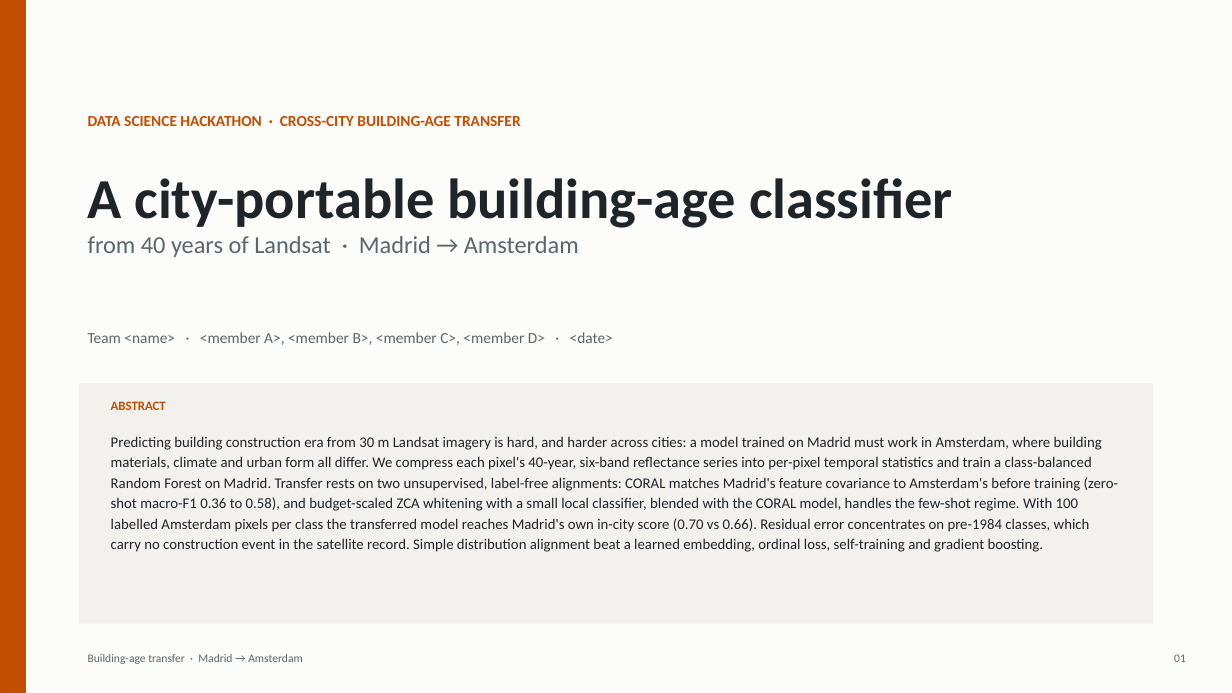
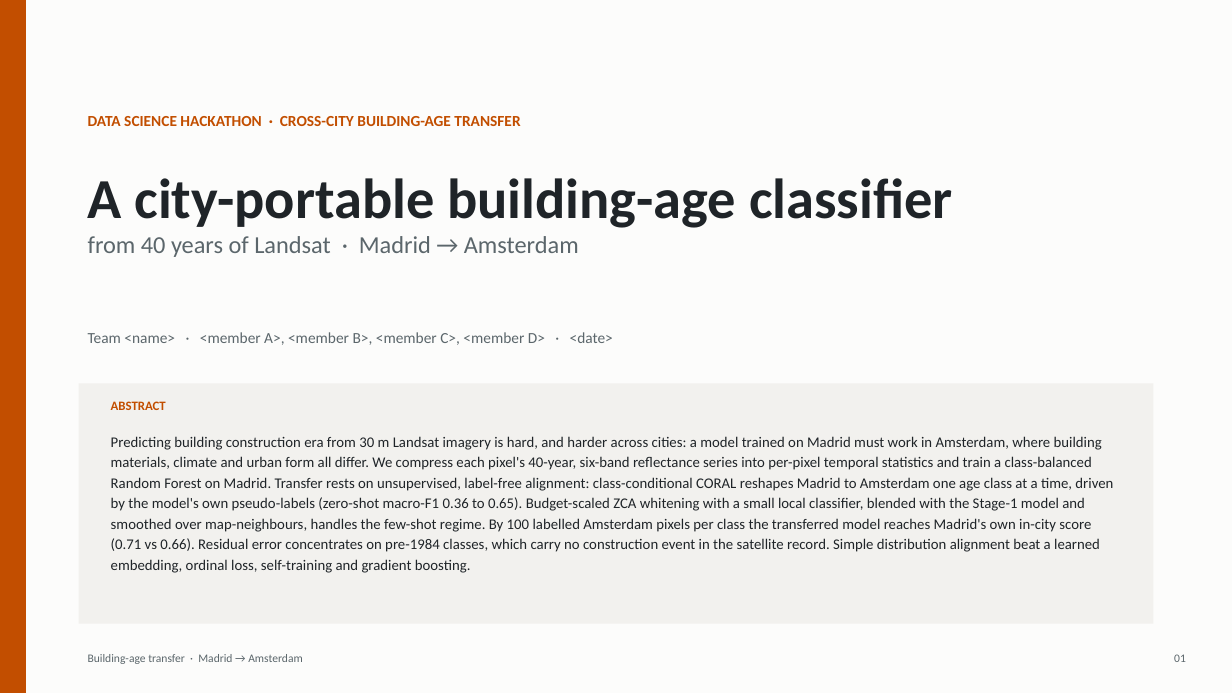
Before and after one commit to ubayd-hattas/Data_Science_Hackathon, a slide deck: slide 1 of deliverables/Building-Age-Transfer-final.pptx. Drawn at 1232x693 pixels with LibreOffice and Linux fonts; fonts in the diff are those of the drawing. Boxes give left, top, right and bottom in pixels: in the first picture for what was removed or moved away, otherwise in the second. Text is boxed around its words. In the diff, an @@ line names an element or a change of style, - is before the commit and + after.

```diff
--- a/deliverables/Building-Age-Transfer-final.pptx
+++ b/deliverables/Building-Age-Transfer-final.pptx
@@ text at [111, 436, 1113, 573]: text changed @@
-Predicting building construction era from 30 m Landsat imagery is hard, and harder across cities: a model trained on Madrid must work in Amsterdam, where building materials, climate and urban form all differ. We compress each pixel's 40-year, six-band reflectance series into per-pixel temporal statistics and train a class-balanced Random Forest on Madrid. Transfer rests on two unsupervised, label-free alignments: CORAL matches Madrid's feature covariance to Amsterdam's before training (zero-shot macro-F1 0.36 to 0.58), and budget-scaled ZCA whitening with a small local classifier, blended with the CORAL model, handles the few-shot regime. With 100 labelled Amsterdam pixels per class the transferred model reaches Madrid's own in-city score (0.70 vs 0.66). Residual error concentrates on pre-1984 classes, which carry no construction event in the satellite record. Simple distribution alignment beat a learned embedding, ordinal loss, self-training and gradient boosting.
+Predicting building construction era from 30 m Landsat imagery is hard, and harder across cities: a model trained on Madrid must work in Amsterdam, where building materials, climate and urban form all differ. We compress each pixel's 40-year, six-band reflectance series into per-pixel temporal statistics and train a class-balanced Random Forest on Madrid. Transfer rests on unsupervised, label-free alignment: class-conditional CORAL reshapes Madrid to Amsterdam one age class at a time, driven by the model's own pseudo-labels (zero-shot macro-F1 0.36 to 0.65). Budget-scaled ZCA whitening with a small local classifier, blended with the Stage-1 model and smoothed over map-neighbours, handles the few-shot regime. By 100 labelled Amsterdam pixels per class the transferred model reaches Madrid's own in-city score (0.71 vs 0.66). Residual error concentrates on pre-1984 classes, which carry no construction event in the satellite record. Simple distribution alignment beat a learned embedding, ordinal loss, self-training and gradient boosting.
```
Also in this commit, not shown: 4 other slides changed, 6 other files.
